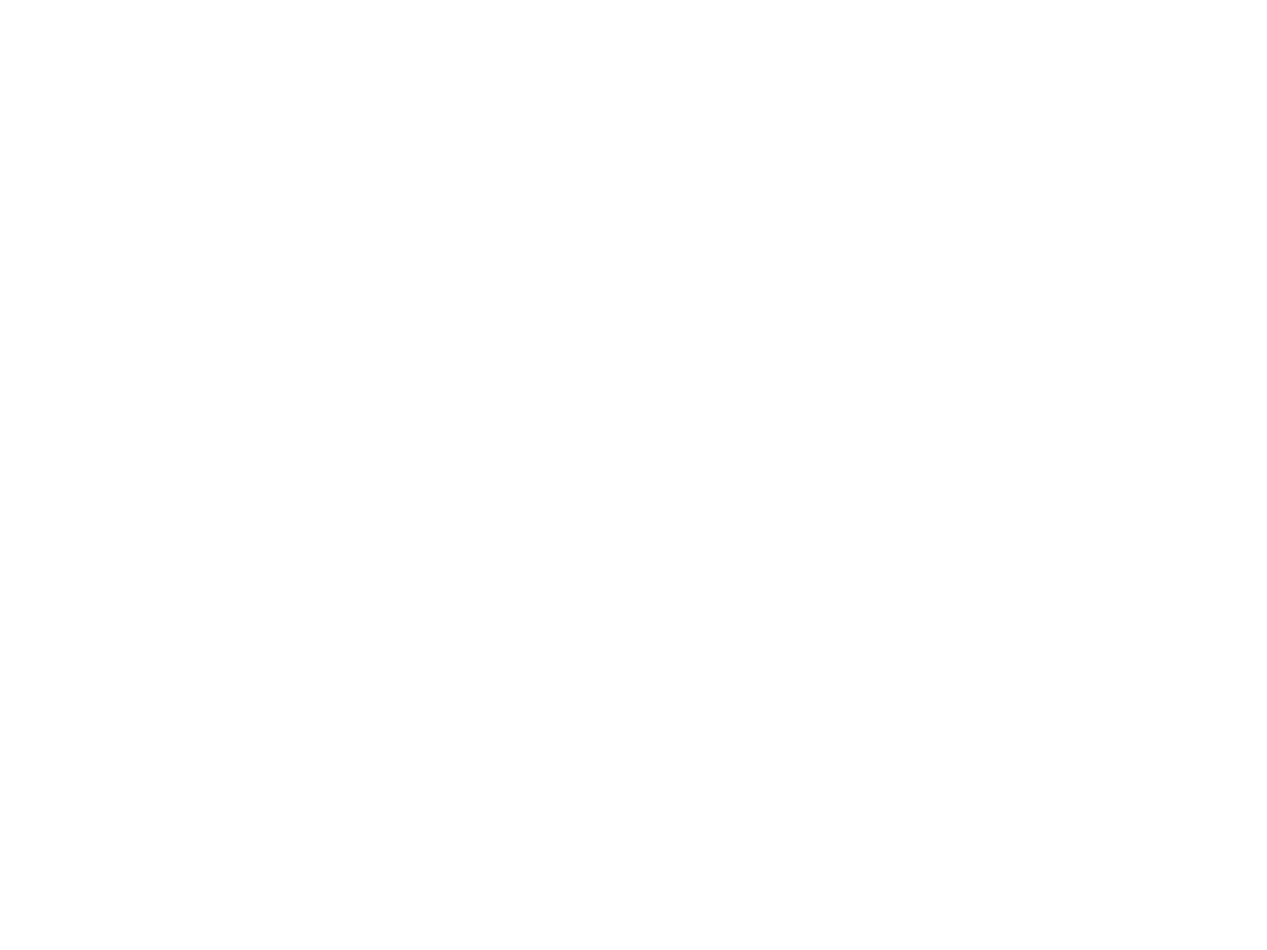
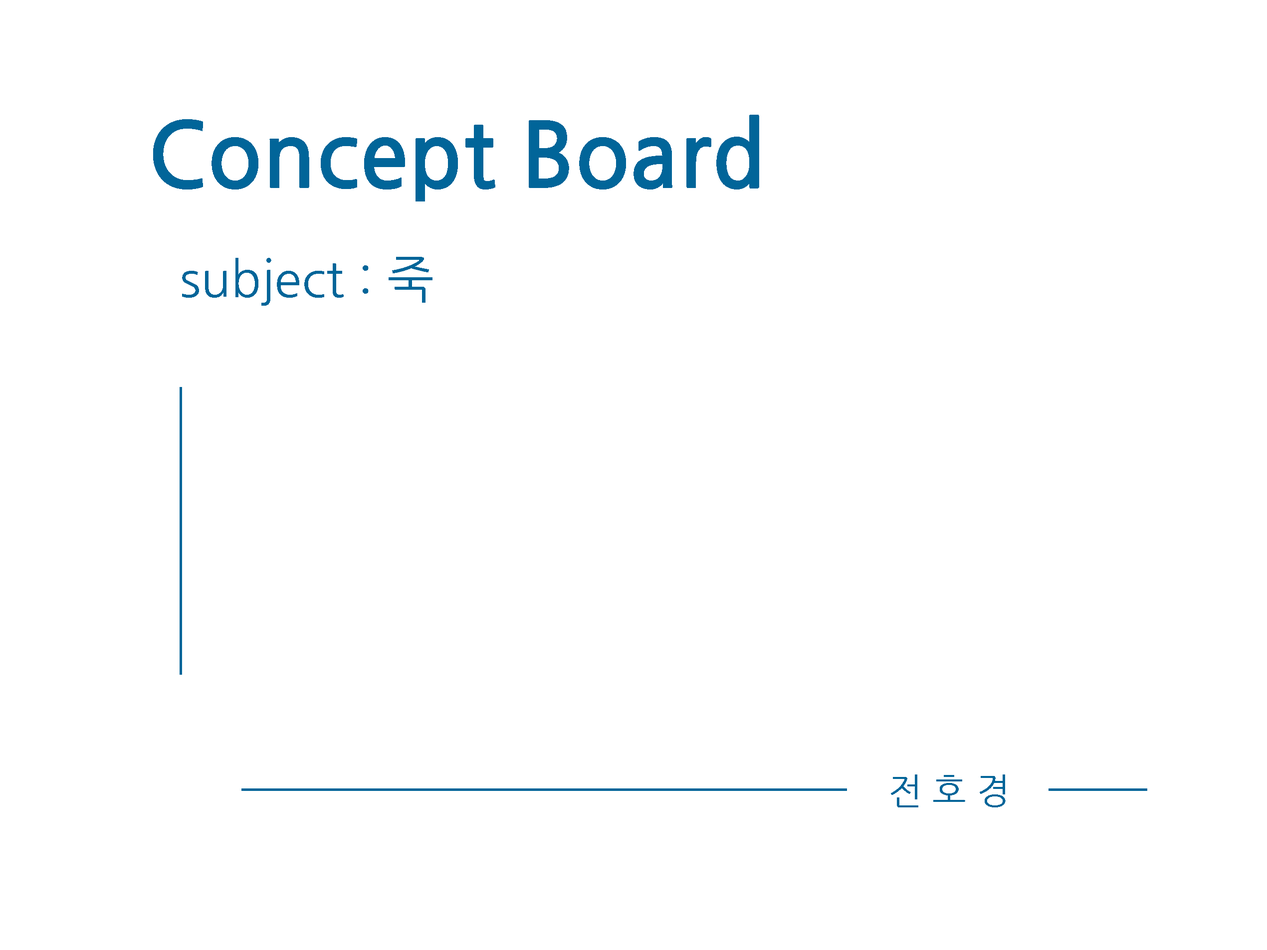
Before/after of a (1267, 950) layered artwork. What changed in the layer stack:
added layer "Concept Board" above "전 호 경" over bbox(153, 114, 760, 202)
added layer "전 호 경" above "Shape 1 copy 2" over bbox(890, 774, 1006, 808)
added layer "subject : 죽" above "Layer 1" over bbox(182, 256, 433, 306)
